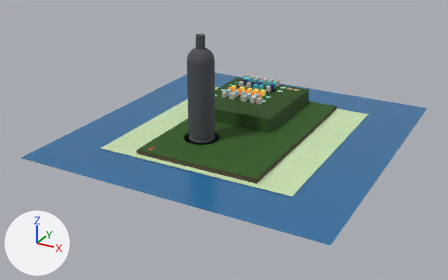
The glTF model blender-tots/tots-model.glb as it was, and as the next commit left it.
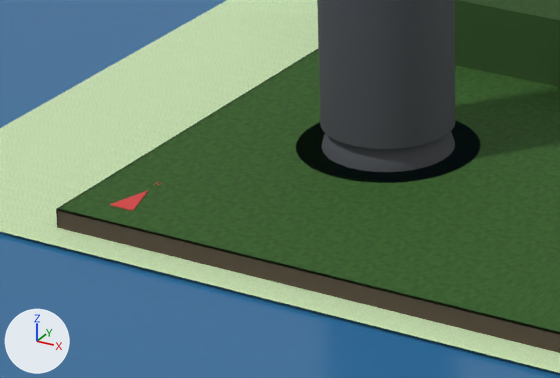
The first picture shows the older version from a camera (50 mm lens) standing at (1244.0, -3078.0, 1399.0) and looking at (-328.0, -220.0, -30.0). The close-ups show the older and then the newer version on the part from 28% to 53% of the width and 39% to 65% of the height of that picture. Only the edits that show in the close-ups are written down. Every picture has the same lights, and +X, +Y and +Z are marked at lower left. Where no turn or scale is listed for an object, it has been applied to the vertices.

Script lines for the objects in view, before the commit:
```python
mat_tots_compass = principled_material('ToTS_compass')
mat_tots_compass.base_color = (0.672, 0.0595, 0.0595)  # red #d64545
mat_tots_compass.roughness = 0.8
me_cone = bpy.data.meshes.new('Cone')
me_cone.from_pydata(...)  # a 64-sided cut cone along z (radius 100.0 at the low end, 103.0 at the high end) spanning x -103.0..103.0, y -103.0..103.0, z -4.0..4.0
me_cone.materials.append(mat_tots_ms_basin)  # dark blue #14324f
me_cube_056 = bpy.data.meshes.new('Cube.056')
me_cube_056.from_pydata(...)  # a box spanning x -645.0..77.0, y -626.0..-624.0, z -22.0..0.0
me_cube_056.materials.append(mat_tots_rock)  # brown #534638
me_指北標示_箭頭 = bpy.data.meshes.new('指北標示_箭頭')
me_指北標示_箭頭.from_pydata([(-585.0, -541.5, 0.0), (-600.0, -591.5, 0.0), (-570.0, -591.5, 0.0), (-585.0, -541.5, 1.2), (-600.0, -591.5, 1.2), (-570.0, -591.5, 1.2)], [], [(4, 3, 0), (4, 0, 1), (0, 2, 1), (2, 5, 4), (2, 4, 1), (5, 3, 4), (3, 5, 2), (3, 2, 0)])
me_指北標示_箭頭.materials.append(mat_tots_compass)  # red #d64545
ob_導師之間_塔底盆地 = bpy.data.objects.new('導師之間_塔底盆地', me_cone)
ob_導師之間_塔底盆地.location = (-422.0, -309.0, -4.0)
ob_平原岩壁_南 = bpy.data.objects.new('平原岩壁_南', me_cube_056)
ob_平原岩壁_南.location = (0.0, 0.0, 0.0)
ob_指北標示_箭頭 = bpy.data.objects.new('指北標示_箭頭', me_指北標示_箭頭)
ob_指北標示_箭頭.location = (0.0, 0.0, 0.0)
# also in view: '平原_東側帶' at (-22.0, -43.0, -1.0); '無實體_西側' at (-754.0, -54.0, -22.0); '導師之間_圓頂座' at (-422.0, -309.0, -8.0); '導師之間_柱身' at (-422.0, -309.0, 238.0); '平原_南側塊' at (-382.0, -343.0, -1.0)
```
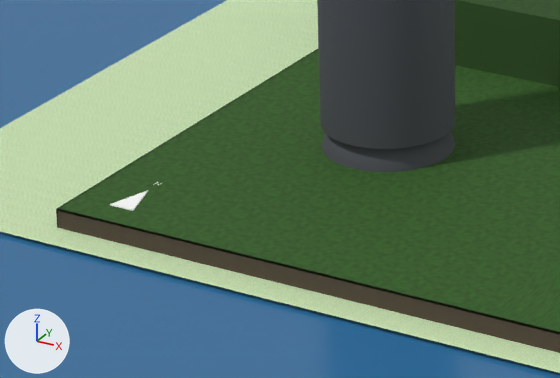
Edits to the bpy script that builds the scene:
```text
Change mat_tots_compass:
    mat_tots_compass.base_color: (0.672, 0.0595, 0.0595) -> (1.0, 1.0, 1.0)  # red #d64545 -> white #ffffff
Change ob_導師之間_塔底盆地:
    ob_導師之間_塔底盆地.location: (-422.0, -309.0, -4.0) -> (-422.0, -309.0, -4.1)
```

Where the change shows, as pixel boxes [x1, y1, x2, y2] in the close-ups (560 x 378 px):
'導師之間_塔底盆地', moved (not visible afterwards)
    before: [296, 120, 481, 183]
'指北標示_箭頭', recoloured (red to white)
    both: [110, 191, 148, 211]
